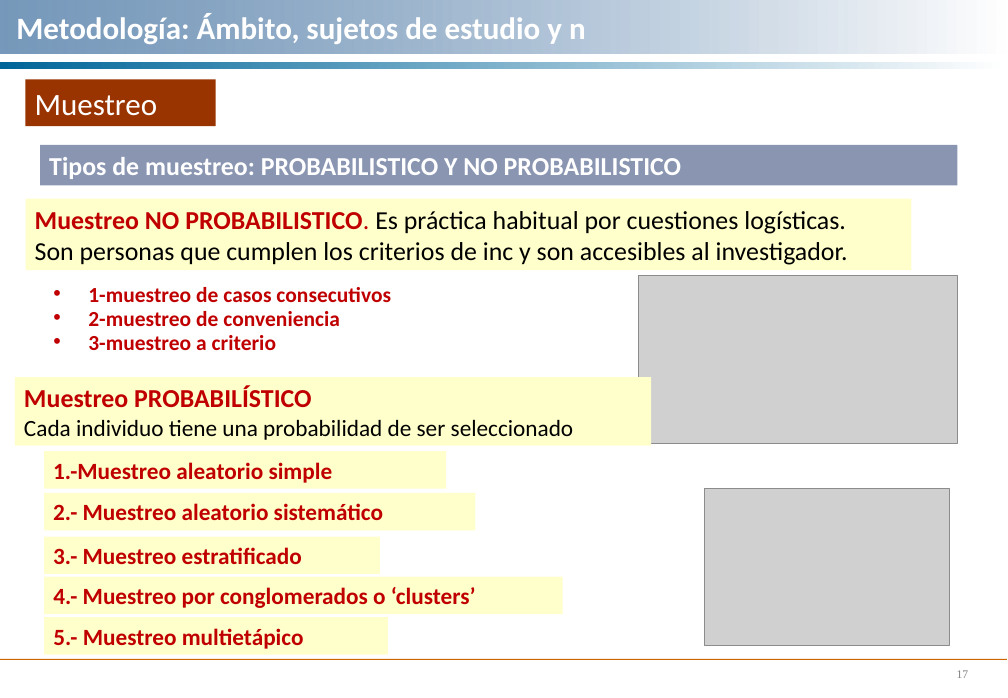
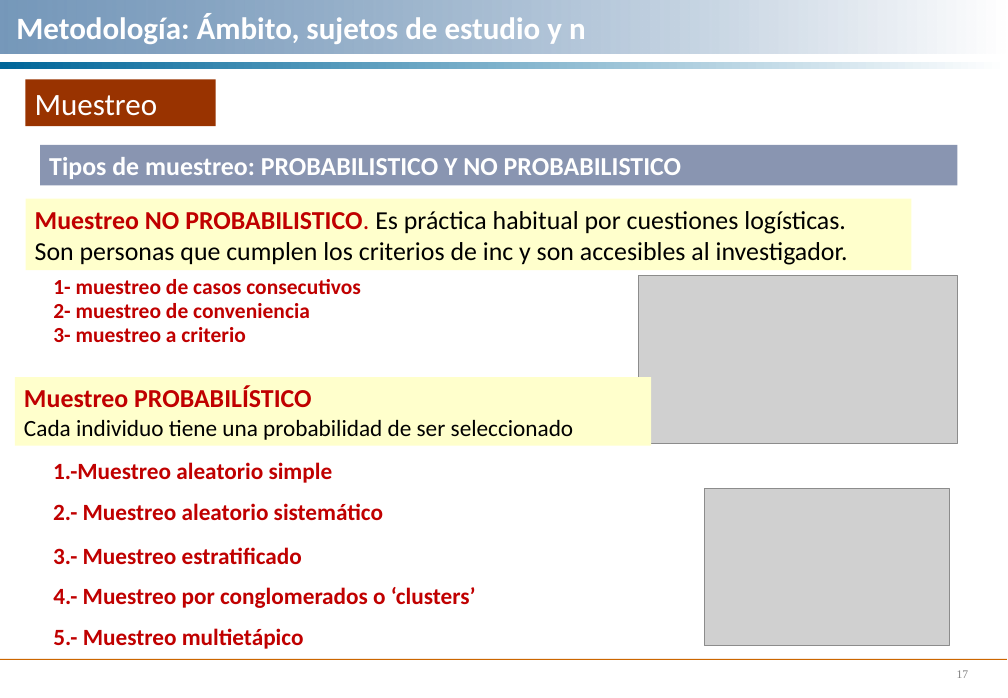
Before and after one commit to ibaitamayo/Taller_PI, a slide deck: slide 17 of Taller 2/Metodología. Taller.ppt. Drawn at 1008x698 pixels with LibreOffice and Linux fonts; fonts in the diff are those of the drawing; grey boxes stand for pictures. Boxes give left, top, right and bottom in pixels: in the first picture for what was removed or moved away, otherwise in the second. Text is boxed around its words. In the diff, an @@ line names an element or a change of style, - is before the commit and + after.

```diff
--- a/Taller 2/Metodología. Taller.ppt
+++ b/Taller 2/Metodología. Taller.ppt
@@ text at [53, 279, 361, 342]: text changed @@
-• 1-muestreo de casos consecutivos
-• 2-muestreo de conveniencia
-• 3-muestreo a criterio
+1- muestreo de casos consecutivos
+2- muestreo de conveniencia
+3- muestreo a criterio
@@ text "1.-Muestreo aleatorio simple": place and size @@
-text "1.-Muestreo aleatorio simple" at [44, 451, 445, 488]
+text "1.-Muestreo aleatorio simple" at [53, 462, 333, 483]
@@ text "2.- Muestreo aleatorio sistemático": place and size @@
-text "2.- Muestreo aleatorio sistemático" at [44, 493, 475, 530]
+text "2.- Muestreo aleatorio sistemático" at [53, 503, 383, 520]
@@ fill #FFFFCC to none in 4 elements at [53, 462, 333, 483], [53, 503, 383, 520], [53, 587, 476, 608], [53, 547, 302, 564] @@
@@ text "3.- Muestreo estratificado": place and size @@
-text "3.- Muestreo estratificado" at [44, 537, 379, 574]
+text "3.- Muestreo estratificado" at [53, 547, 302, 564]
@@ text "4.- Muestreo por conglomerados o ...": place and size @@
-text "4.- Muestreo por conglomerados o ..." at [44, 577, 562, 614]
+text "4.- Muestreo por conglomerados o ..." at [53, 587, 476, 608]
@@ rectangle "5.- Muestreo multietápico": place and size @@
-rectangle "5.- Muestreo multietápico" at [45, 617, 388, 654]
+rectangle "5.- Muestreo multietápico" at [45, 617, 446, 654]
@@ rectangle "5.- Muestreo multietápico" at [45, 617, 446, 654]: fill #FFFFCC to #FFFFFF @@
```
Also in this commit, not shown: 12 other slides changed, 12 slides added, 2 other files.
